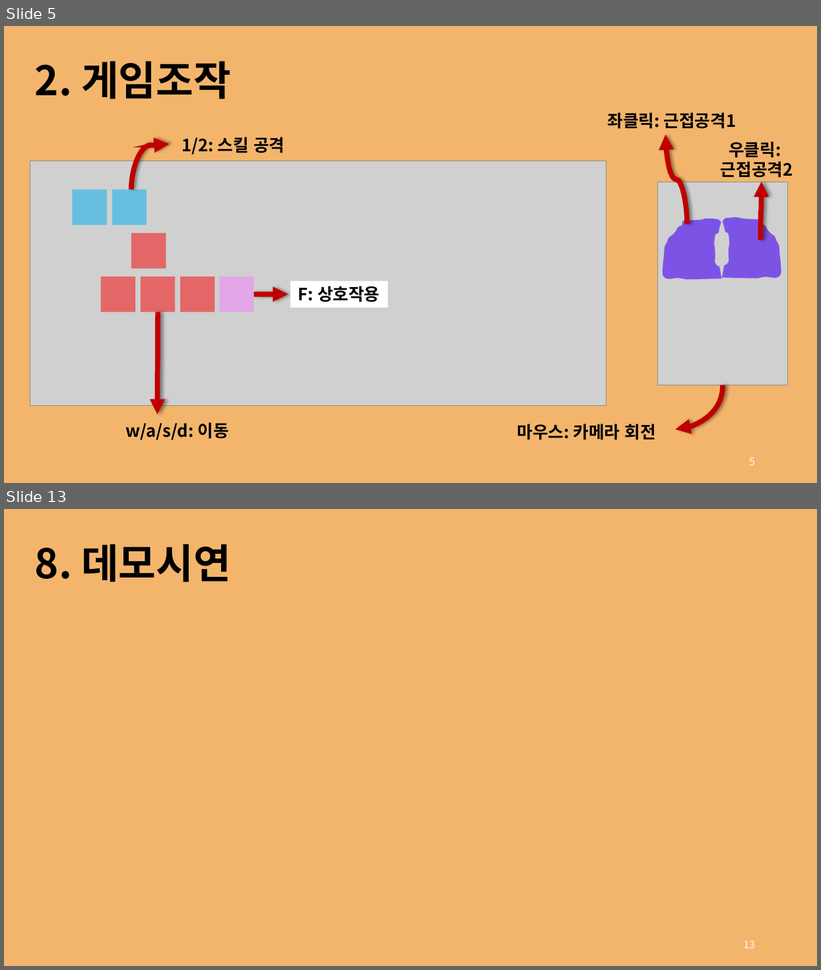
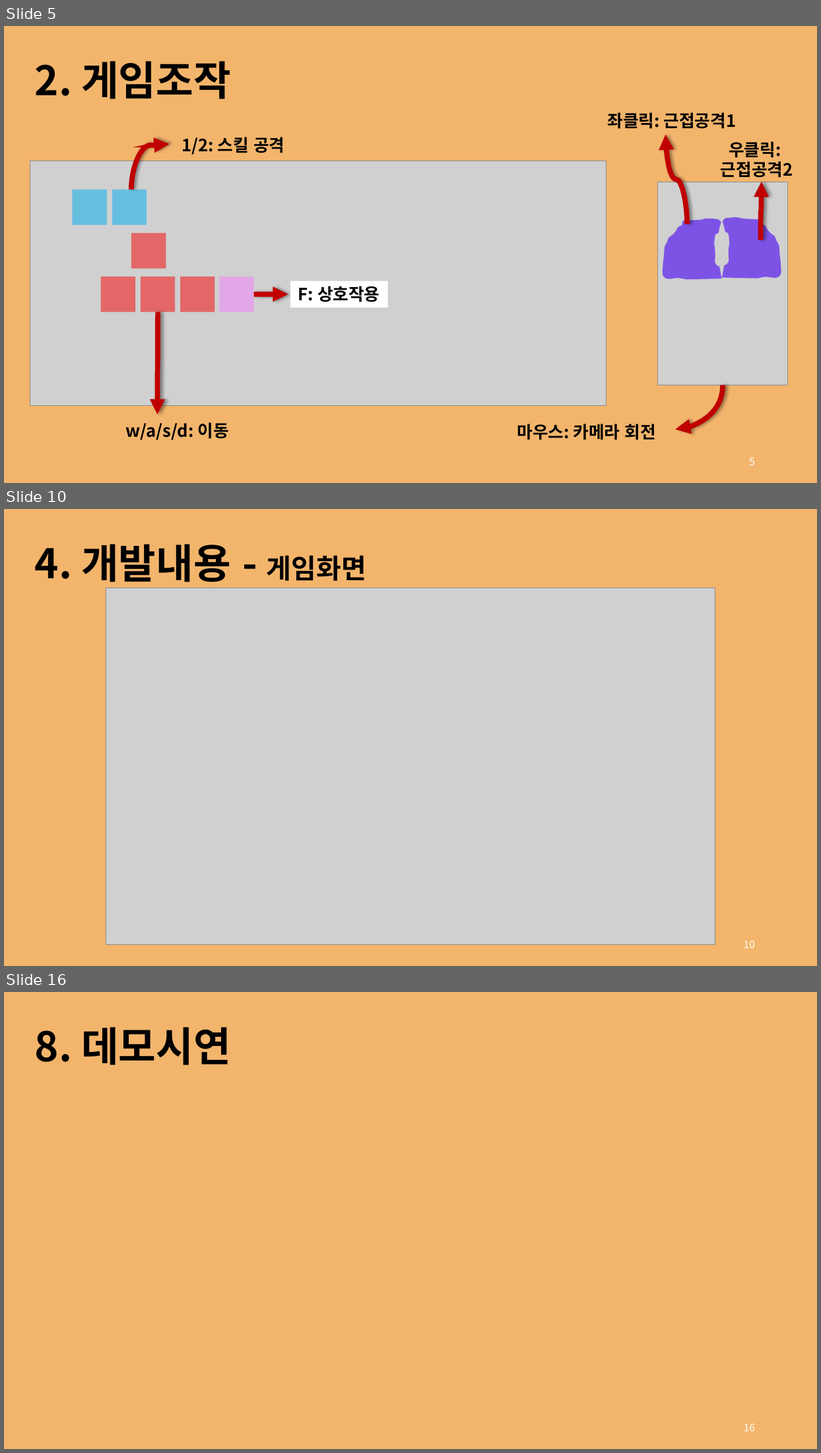
Before and after one commit to rg7155/2022_GraduationProject, a slide deck: 발표자료/2. 중간발표/의뢰인_윤성주, 최경훈.pptx. Shown one above the other, each under a label of ours: slides 5 and 13 before the commit, slides 5, 10 and 16 after it; the slides between them are not shown. The pictures are 821x970 and 821x1453 pixels, drawn with LibreOffice and Linux fonts; fonts in the diff are those of the drawing; grey boxes stand for pictures. Boxes give left, top, right and bottom in pixels: in the first picture for what was removed or moved away, otherwise in the second. Text is boxed around its words. In the diff, an @@ line names an element or a change of style, - is before the commit and + after.

```diff
--- a/발표자료/2. 중간발표/의뢰인_윤성주, 최경훈.pptx
+++ b/발표자료/2. 중간발표/의뢰인_윤성주, 최경훈.pptx
@@ slide 10 added at [4, 509, 817, 966], background #F3B56C @@
@@ text added at [35, 544, 366, 589], 48 pt, text #000000, bold @@
+4. 개발내용 - 게임화면
@@ picture added at [106, 588, 715, 945] @@
@@ page number added at [744, 941, 755, 949], 12 pt, text #FFFFFF @@
+10
@@ what was slide 13 is now slide 16 @@
@@ page number at [744, 1424, 755, 1432]: text changed @@
-13
+16
```
Also in this commit, not shown: 9 slides changed, 2 other slides added, 2 other files.
